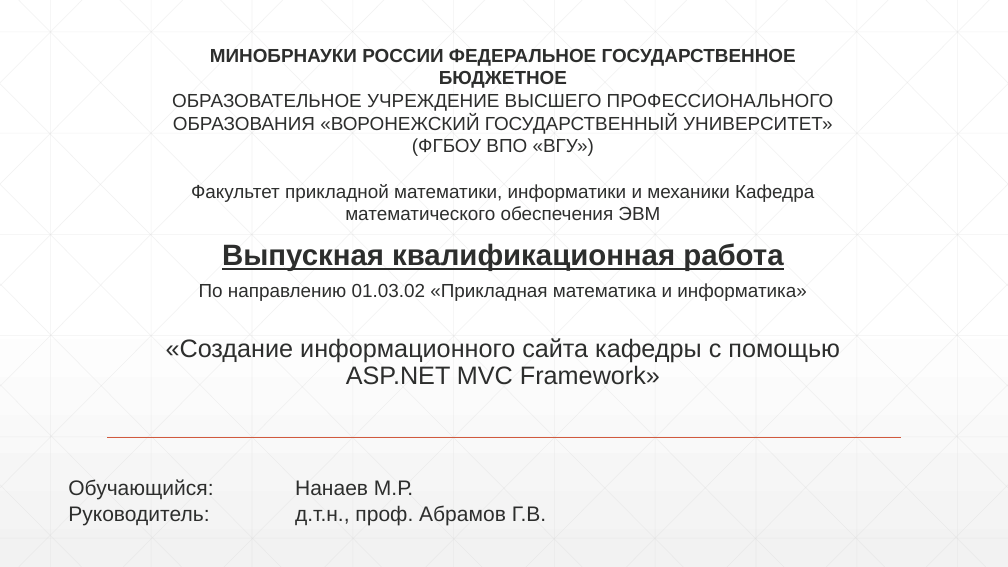
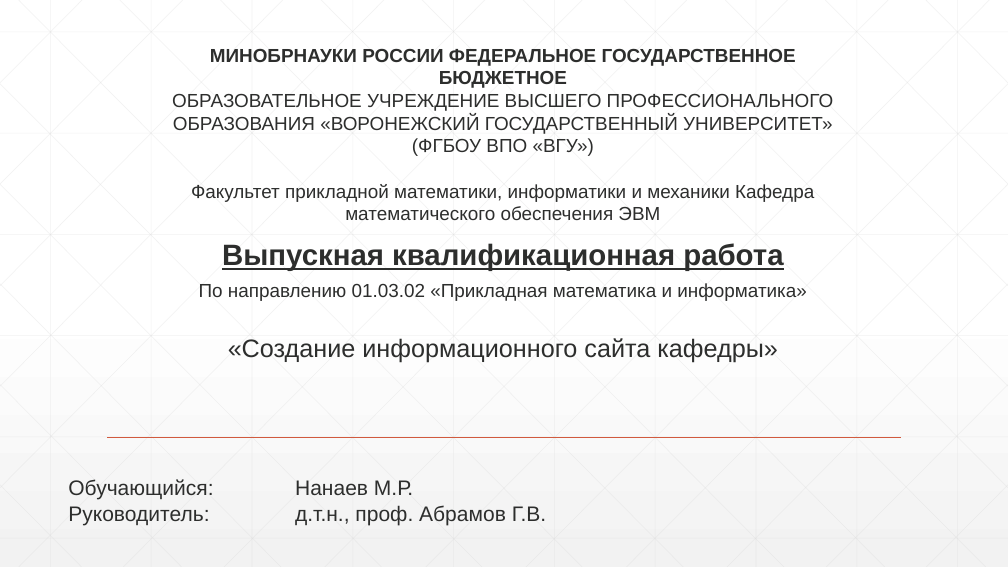
Before and after one commit to DanilaShushkanov/Site22, a slide deck: slide 1 of Диплом_през.pptx. Drawn at 1008x567 pixels with LibreOffice and Linux fonts; fonts in the diff are those of the drawing. Boxes give left, top, right and bottom in pixels: in the first picture for what was removed or moved away, otherwise in the second. Text is boxed around its words. In the diff, an @@ line names an element or a change of style, - is before the commit and + after.

```diff
--- a/Диплом_през.pptx
+++ b/Диплом_през.pptx
@@ subtitle at bbox=[228, 338, 778, 363]: text changed @@
-«Создание информационного сайта кафедры с помощью ASP.NET MVC Framework»
+«Создание информационного сайта кафедры»
```
Also in this commit, not shown: 6 other slides changed, 2 slides added, 2 slides removed, 24 other files.
